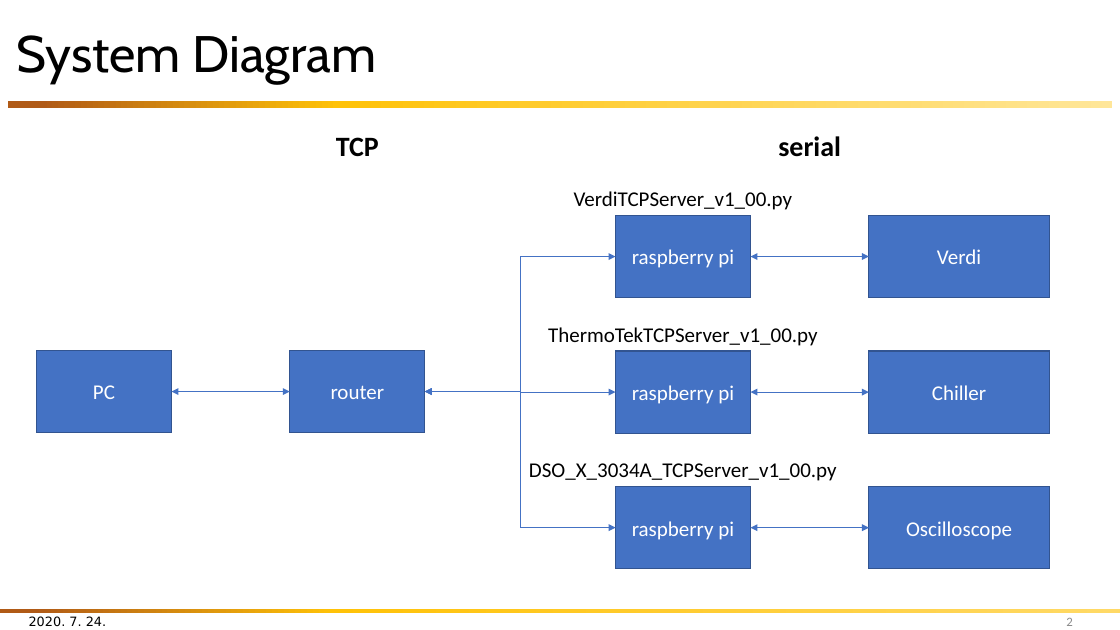
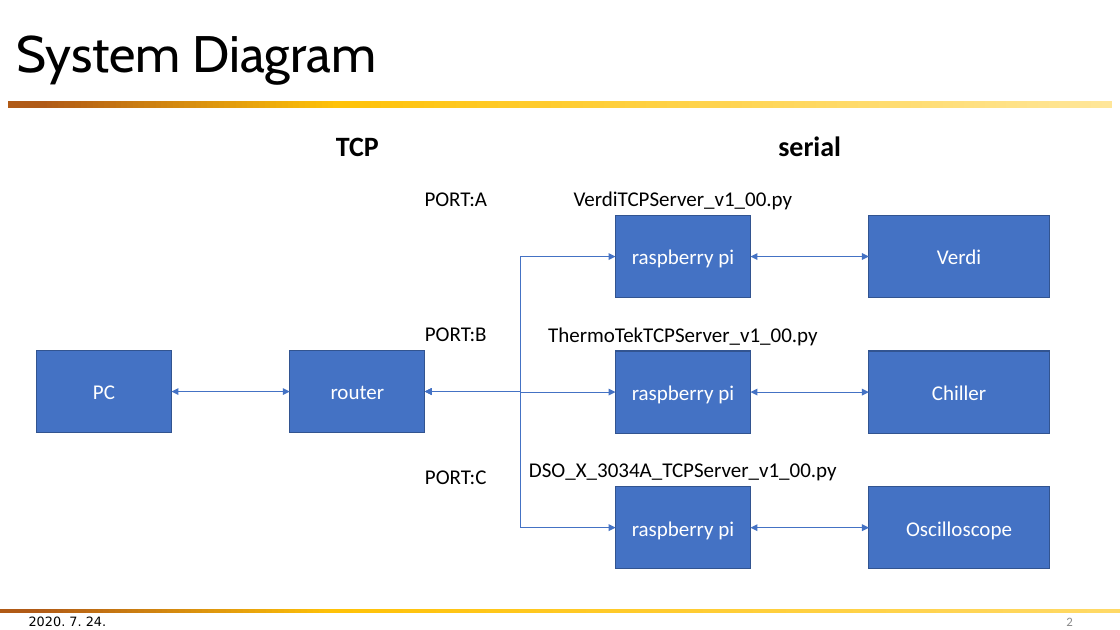
Before and after one commit to snu-quiqcl/Verdin_Log, a slide deck: slide 2 of MainWindow_Manual.pptx. Drawn at 1120x630 pixels with LibreOffice and Linux fonts; fonts in the diff are those of the drawing. Boxes give left, top, right and bottom in pixels: in the first picture for what was removed or moved away, otherwise in the second. Text is boxed around its words. In the diff, an @@ line names an element or a change of style, - is before the commit and + after.

```diff
--- a/MainWindow_Manual.pptx
+++ b/MainWindow_Manual.pptx
@@ text added at bbox=[425, 192, 487, 206], 18 pt, text #000000 @@
+PORT:A
@@ text added at bbox=[425, 327, 487, 341], 18 pt, text #000000 @@
+PORT:B
@@ text added at bbox=[425, 470, 487, 484], 18 pt, text #000000 @@
+PORT:C
```
Also in this commit, not shown: 17 other files.
